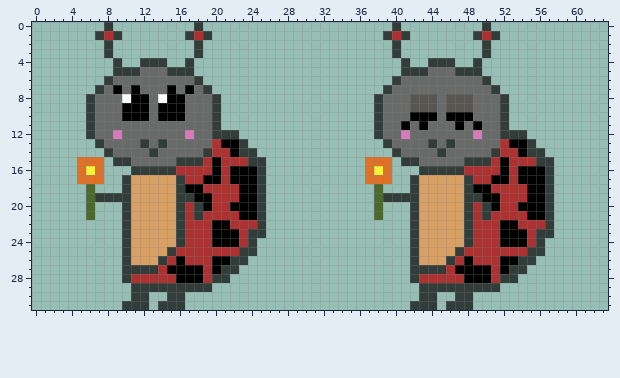
Pixel-art sprite, stored at client/res/gfx/ladybug_sprite_sheet.png. The picture above is the old version.
The file is 64x32 pixels.
And afterwards:
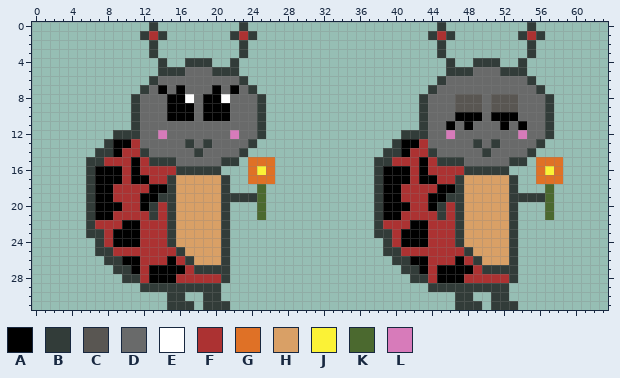
Palette (. is transparent): A #000000  B #323c39  C #595652  D #696a6a  E #ffffff  F #ac3232  G #df7126  H #d9a066  J #fbf236  K #4b692f  L #d77bba
Changes in this commit:
Changed rows in their new state; - is an unchanged pixel.
first column x 5:
 0 ---.----B----.----B----------------.----B----.----B---
 1 --...--BFB--...--BFB--------------...--BFB--...--BFB--
 2 ---.----B----.----B----------------.----B----.----B---
 3 ---.----B----.----B----------------.----B----.----B---
 4 ----.--..----BB--B------------------.--..----BB--B----
 5 ----.....B--DDDBBB------------------.....B--DDDBBB----
 6 ---.....B----DDDDDB----------------.....B----DDDDDB---
 7 --.....B-ADAD-DADADB--------------.....B------DDDDDB--
 8 -.....BD-D--E-AAEDDDB------------.....BD-D--C-CCCDDDB-
 9 -.....BD-D--A-AAADDDB------------.....BD-D--C-CCCDDDB-
10 -.....BD-D--A-AAADDDB------------.....BD-D--A-AAADDDB-
11 -.....B--------DDDDDB------------.....B--ADAD--ADADDB-
12 -...BBB--L--D--DDLDDB------------...BBB--L--D--DDLDDB-
13 --.BAAFD-D--B-BDDDDB--------------.BAAFD-D--B-BDDDDB--
14 --B-AFFBD----BDDDD-.--------------B-AFFBD----BDDDD-.--
15 .BBFFFAFBBBDDDDDBB.GGG----------.BBFFFAFBBBDDDDDBB.GGG
16 .BAAAFAFFFFBBBBB...GJG----------.BAAAFAFFFFBBBBB...GJG
17 .BAAAFAAFFBHHHHHB..GGG----------.BAAAFAAFFBHHHHHB..GGG
18 -BAAFFFFAABHHHHHB...K------------BAAFFFFAABHHHHHB...K-
19 -BAAFFFAABBHHHHHBBBBK------------BAAFFFAABBHHHHHBBBBK-
20 -BAAAFFABFBHHHHHB...K------------BAAAFFABFBHHHHHB...K-
21 -BAAFFFFBFBHHHHHB...K------------BAAFFFFBFBHHHHHB...K-
22 -BFFFAAFFFBHHHHHB....------------BFFFAAFFFBHHHHHB....-
23 -BBFAAAFFFBHHHHHB....------------BBFAAAFFFBHHHHHB....-
24 --BFAAAFFFBHHHHHB...--------------BFAAAFFFBHHHHHB...--
25 --BBFFFFFFFBHHHHB...--------------BBFFFFFFFBHHHHB...--
26 ---BBAAFFFAFBHHHB..----------------BBAAFFFAFBHHHB..---
27 ----B-AFAA--FBBB-.------------------B-AFAA--FBBB-.----
28 ------B-AAAFFF-F----------------------B-AAAFFF-F------
29 ------.--------B----------------------.--------B------
30 ------..------BB----------------------..------BB------
31 -----...-.--B-BBB--------------------...-.--B-BBB-----
